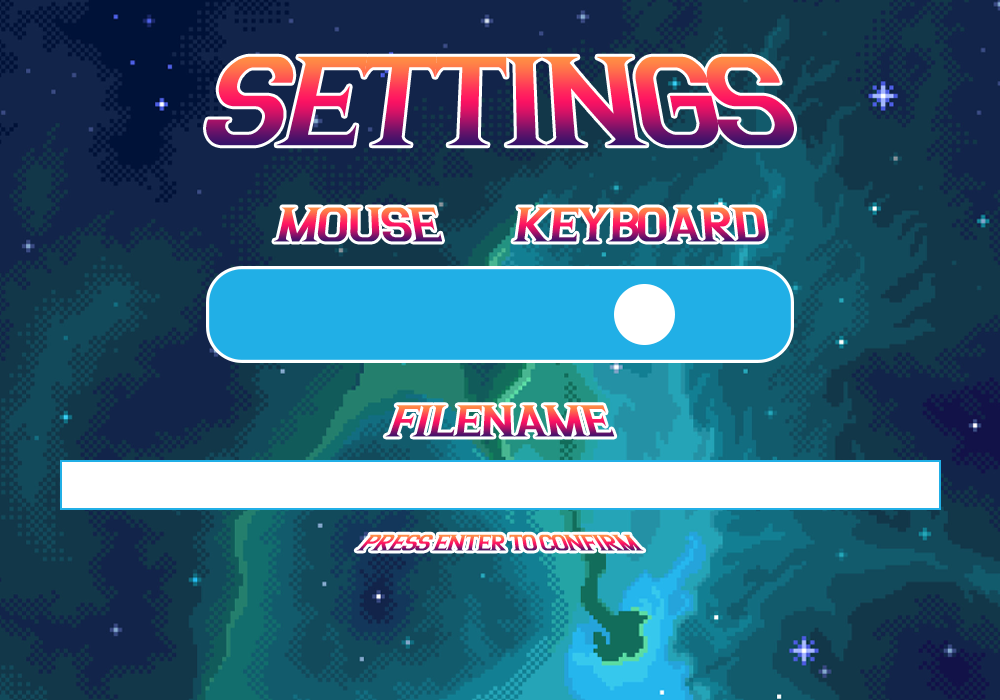
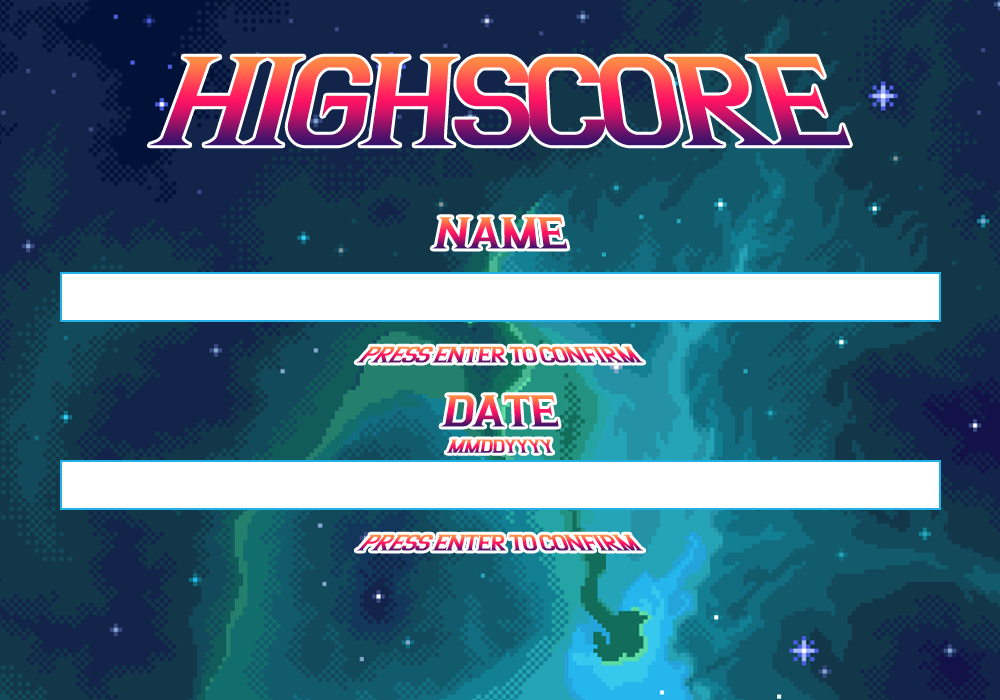
Before/after of a 1000px x 700px layered artwork. What changed in the layer stack:
removed layer "Ellipse 1" over (x1=614, y1=284, x2=675, y2=345)
added layer "MMDDYYYY" above "DATE" over (x1=446, y1=439, x2=553, y2=453)
renamed "FILENAME" to "DATE", moved it above "HIGHSCORE", painted on it over (x1=385, y1=395, x2=615, y2=437)
renamed "SETTINGS" to "HIGHSCORE", moved it above "PRESS ENTER TO CONFIRM", painted on it over (x1=149, y1=56, x2=850, y2=146)
added layer "PRESS ENTER TO CONFIRM" (2nd of 2) above "Rectangle 1" over (x1=356, y1=346, x2=644, y2=363)
renamed "Rounded Rectangle 1" to "Rectangle 1", painted on it over (x1=60, y1=266, x2=941, y2=363)
removed layer "MOUSE" over (x1=274, y1=207, x2=442, y2=242)
renamed "KeyBOARD" to "NAME", painted on it over (x1=432, y1=207, x2=766, y2=249)
